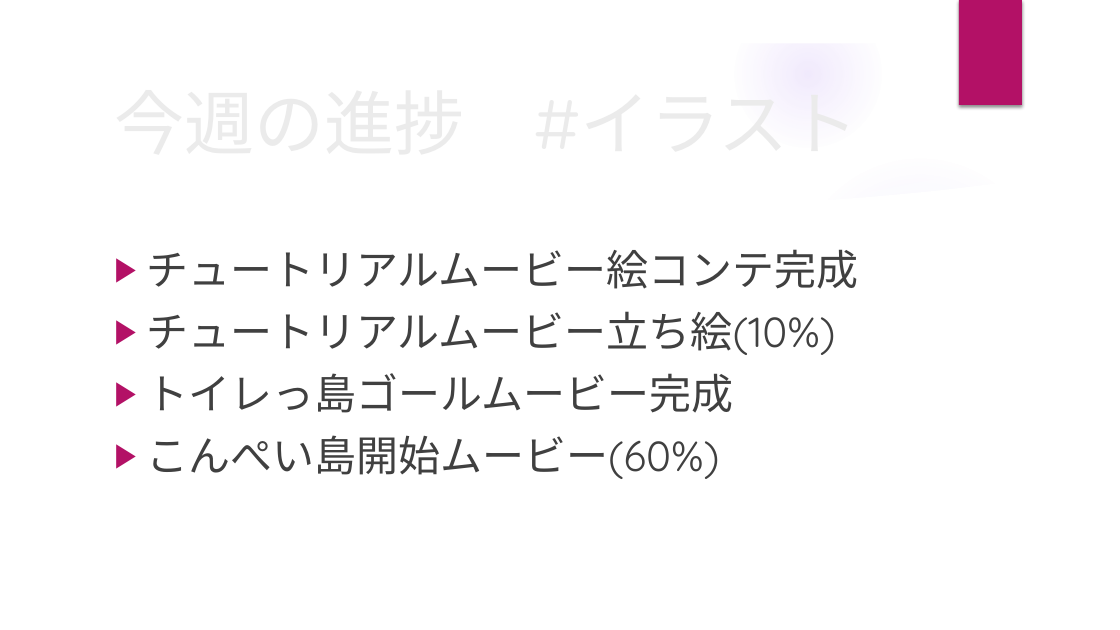
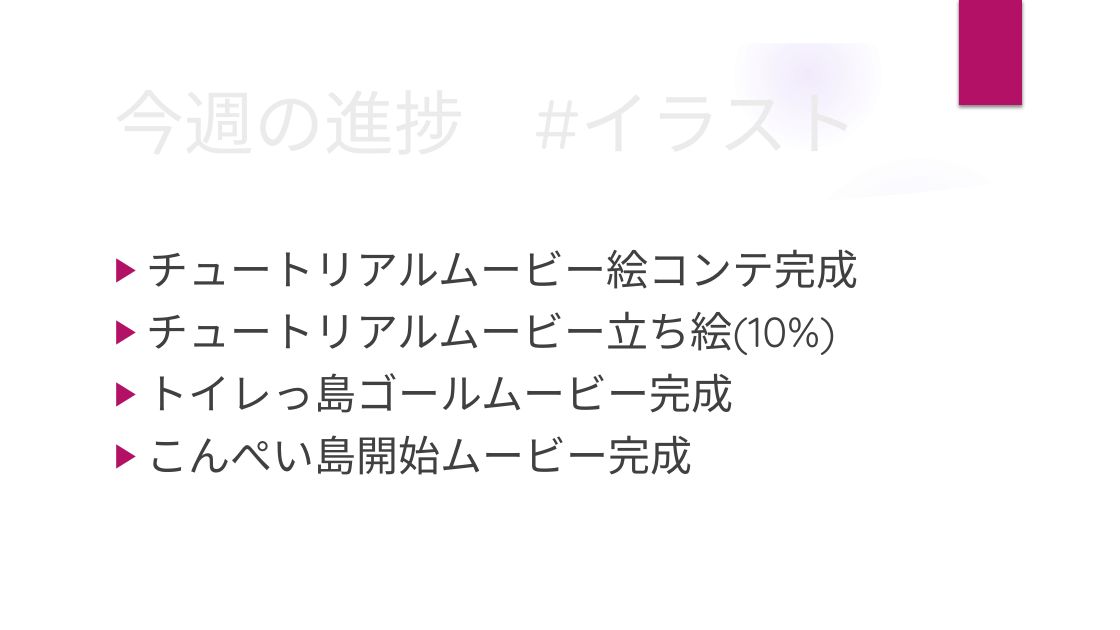
Before and after one commit to incho/MobileApp, a slide deck: slide 3 of スライド/実験４_1121.pptx. Drawn at 1120x630 pixels with LibreOffice and Linux fonts; fonts in the diff are those of the drawing; background and template pictures are left out. Boxes give left, top, right and bottom in pixels: in the first picture for what was removed or moved away, otherwise in the second. Text is boxed around its words. In the diff, an @@ line names an element or a change of style, - is before the commit and + after.

```diff
--- a/スライド/実験４_1121.pptx
+++ b/スライド/実験４_1121.pptx
@@ text at (146,435,692,475): text changed @@
-▶ こんぺい島開始ムービー(60%)
+▶ こんぺい島開始ムービー完成
```
Also in this commit, not shown: 4 other files.
